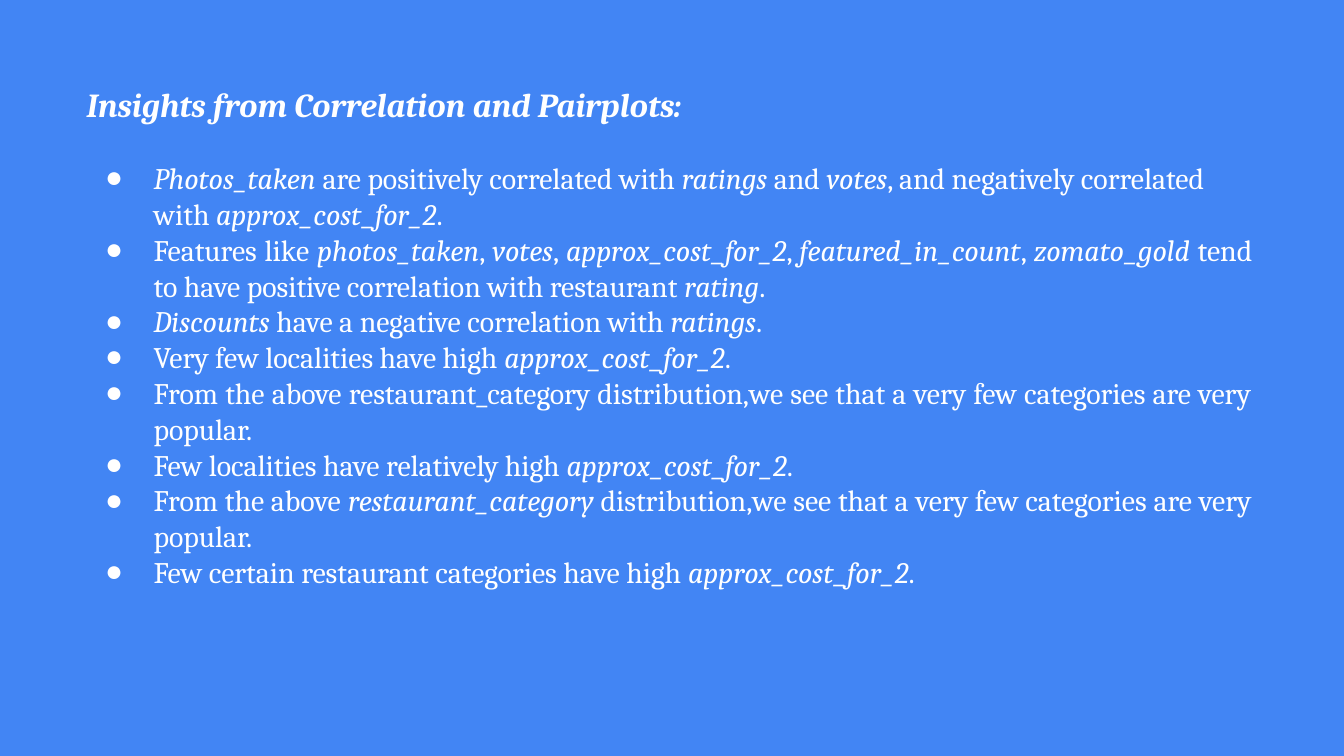
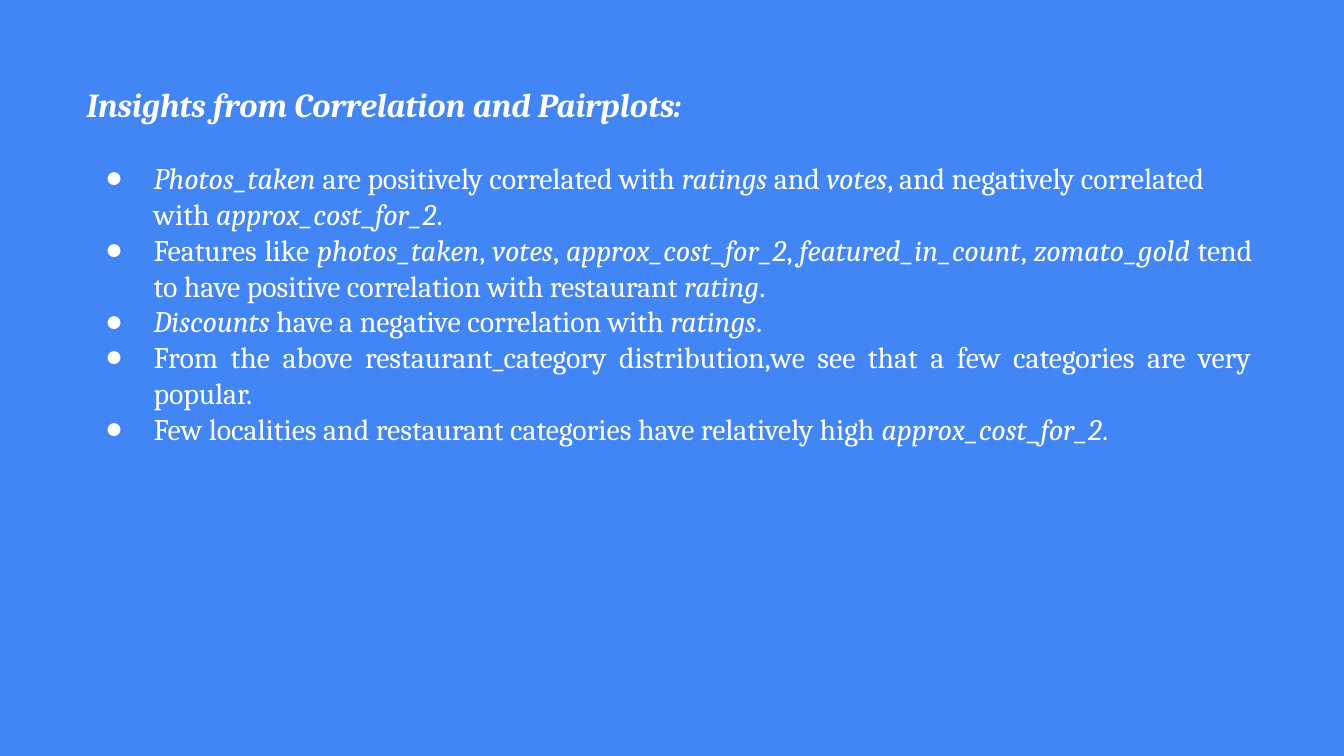
Before and after one commit to Anandpatil412/DSC, a slide deck: slide 7 of CapstoneProject1/FinalReport/Slides.pptx. Drawn at 1344x756 pixels with LibreOffice and Linux fonts; fonts in the diff are those of the drawing; background and template pictures are left out. Boxes give left, top, right and bottom in pixels: in the first picture for what was removed or moved away, otherwise in the second. Text is boxed around its words. In the diff, an @@ line names an element or a change of style, - is before the commit and + after.

```diff
--- a/CapstoneProject1/FinalReport/Slides.pptx
+++ b/CapstoneProject1/FinalReport/Slides.pptx
@@ title at box(154, 347, 1251, 447): text changed @@
-● Very few localities have high approx_cost_for_2.
-● From the above restaurant_category distribution,we see that a very few categories are very popular.
-● Few localities have relatively high approx_cost_for_2.
-● From the above restaurant_category distribution,we see that a very few categories are very popular.
-● Few certain restaurant categories have high approx_cost_for_2.
+● From the above restaurant_category distribution,we see that a few categories are very popular.
+● Few localities and restaurant categories have relatively high approx_cost_for_2.
```
Also in this commit, not shown: 2 other slides changed, 2 other files.
